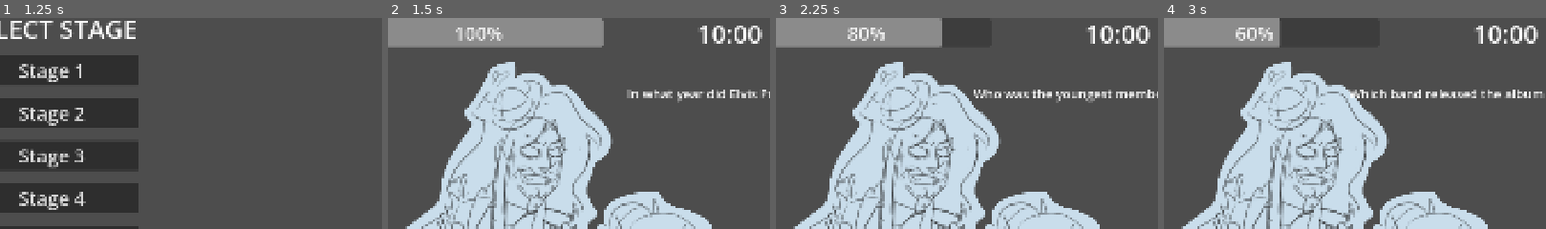
Above: before the commit, frames 1-4 (left to right).
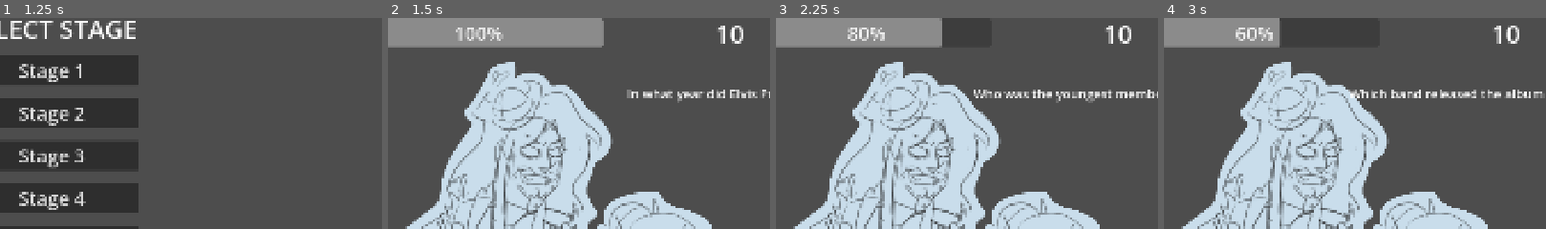
Above: after the commit, the same moments.

Repository: jillzilla/FBDB
Game: Godot game, scene res://assets/scenes/menu.tscn
Same seed, same stepped clock (60 frames per second), same inputs: the game is played once before the commit and once after it.
Inputs:
- Up to frame 1 (1.25 s): click "Play" at 0.5 s
- Up to frame 2 (1.5 s): click "Stage 2" at 1.25 s
- Up to frame 3 (2.25 s): click "1975" at 2 s
- Up to frame 4 (3 s): click "Paul McCartney" at 2.75 s
The pictures show only the part of the screen within x 5-55%, y 1-51%; the shares and areas given below are measured in that part.

Frame 1 is identical in both runs. In frame 2, 0.9% of the frame differs, in the area x 81-98%, y 3-13%; in frame 3, 0.9%; in frame 4, 0.9%.

Commit message:
timer rework

Diff:
--- a/assets/scenes/gameplay.tscn
+++ b/assets/scenes/gameplay.tscn
@@ -4,13 +4,15 @@
 [ext_resource type="Texture2D" uid="uid://daf72gm0xybfo" path="res://assets/images/fr.png" id="1_un4qs"]
 [ext_resource type="Texture2D" uid="uid://ofm7ejh3sm22" path="res://assets/images/jo.png" id="2_mrbpc"]
 
-[node name="Gameplay" type="Node" unique_id=1463193121 node_paths=PackedStringArray("player_health_bar", "enemy_health_bar", "question", "answer_1", "answer_2", "answer_3", "answer_4")]
+[node name="Gameplay" type="Node" unique_id=1463193121 node_paths=PackedStringArray("time_counter", "timer_seconds", "player_health_bar", "enemy_health_bar", "question", "answer_1", "answer_2", "answer_3", "answer_4")]
 script = ExtResource("1_mrbpc")
 stage_1 = "res://assets/stages/stage1data.json"
 stage_2 = "res://assets/stages/stage2data.json"
 stage_3 = "res://assets/stages/stage3data.json"
 stage_4 = "res://assets/stages/stage4data.json"
 stage_5 = "res://assets/stages/stage5data.json"
+time_counter = NodePath("Control/Top_HUD/TimerCounter")
+timer_seconds = NodePath("Timer_Seconds")
 player_health_bar = NodePath("Control/Top_HUD/PlayerHealth")
 enemy_health_bar = NodePath("Control/Top_HUD/EnemyHealth")
 question = NodePath("Control/Question")
@@ -71,7 +73,7 @@
 size_flags_horizontal = 3
 size_flags_vertical = 1
 theme_override_font_sizes/font_size = 64
-text = "10:00"
+text = "10"
 horizontal_alignment = 1
 vertical_alignment = 1
 metadata/_edit_lock_ = true
@@ -92,9 +94,9 @@
 anchor_top = 0.20700002
 anchor_right = 0.5
 anchor_bottom = 0.20700002
-offset_left = -960.0
+offset_left = -704.0
 offset_top = -95.56001
-offset_right = 960.0
+offset_right = 704.0
 offset_bottom = 96.43999
 grow_horizontal = 2
 grow_vertical = 2
@@ -102,6 +104,7 @@
 text = "What is the capital of the USA?"
 horizontal_alignment = 1
 vertical_alignment = 1
+autowrap_mode = 2
 metadata/_edit_lock_ = true
 
 [node name="Bottom_HUD" type="Panel" parent="Control" unique_id=1299185279]
@@ -179,3 +182,9 @@
 text = "D. Answer..."
 autowrap_mode = 2
 metadata/_edit_lock_ = true
+
+[node name="Timer_Seconds" type="Timer" parent="." unique_id=488301468]
+wait_time = 11.0
+one_shot = true
+
+[connection signal="timeout" from="Timer_Seconds" to="." method="_on_timer_seconds_timeout"]
--- a/assets/scripts/gameplay.gd
+++ b/assets/scripts/gameplay.gd
@@ -26,6 +26,10 @@
 @export_file_path("*.json") var stage_5 : String = "";
 
 @export_category("Gameplay Output")
+@export var time_counter : Label;
+
+@export var timer_seconds : Timer;
+
 @export var player_health_bar : ProgressBar = null;
 @export var enemy_health_bar : ProgressBar = null;
 
@@ -66,7 +70,12 @@
 
 	_ask_question();
 
+func _process(_delta: float) -> void:
+	time_counter.text = str(int(timer_seconds.time_left));
+
 func _ask_question() -> void:
+	timer_seconds.start();
+
 	did_answered_correctly = false;
 
 	question.text = data["questions"][questions_order[current_question]];
@@ -96,10 +105,19 @@
 		opponent_health -= 5;
 		enemy_health_bar.value = opponent_health;
 	else:
-		player_health -= 20;
-		player_health_bar.value = player_health;
+		_damage_player();
 
-		if player_health <= 0:
-			get_tree().change_scene_to_file("res://assets/scenes/game_over.tscn");
+	if player_health > 0:
+		timer_seconds.stop();
+		_next_question();
 
+func _damage_player() -> void:
+	player_health -= 20;
+	player_health_bar.value = player_health;
+
+	if player_health <= 0:
+		get_tree().change_scene_to_file("res://assets/scenes/game_over.tscn");
+
+func _on_timer_seconds_timeout() -> void:
+	_damage_player();
 	_next_question();
